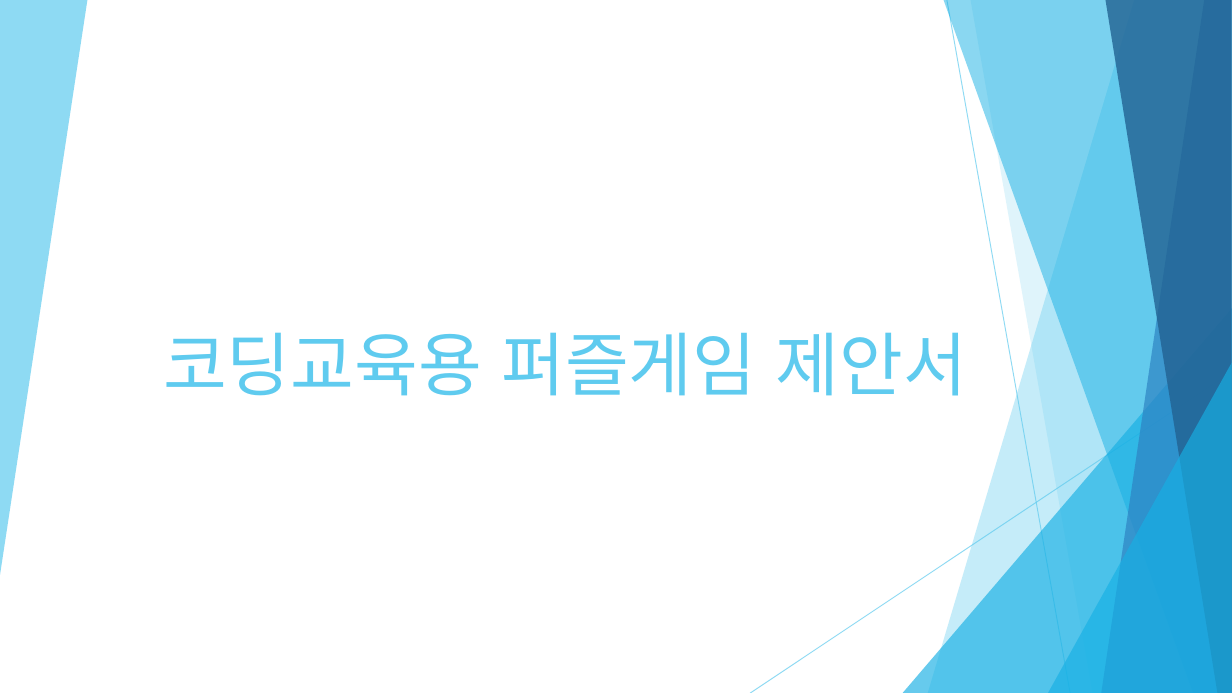
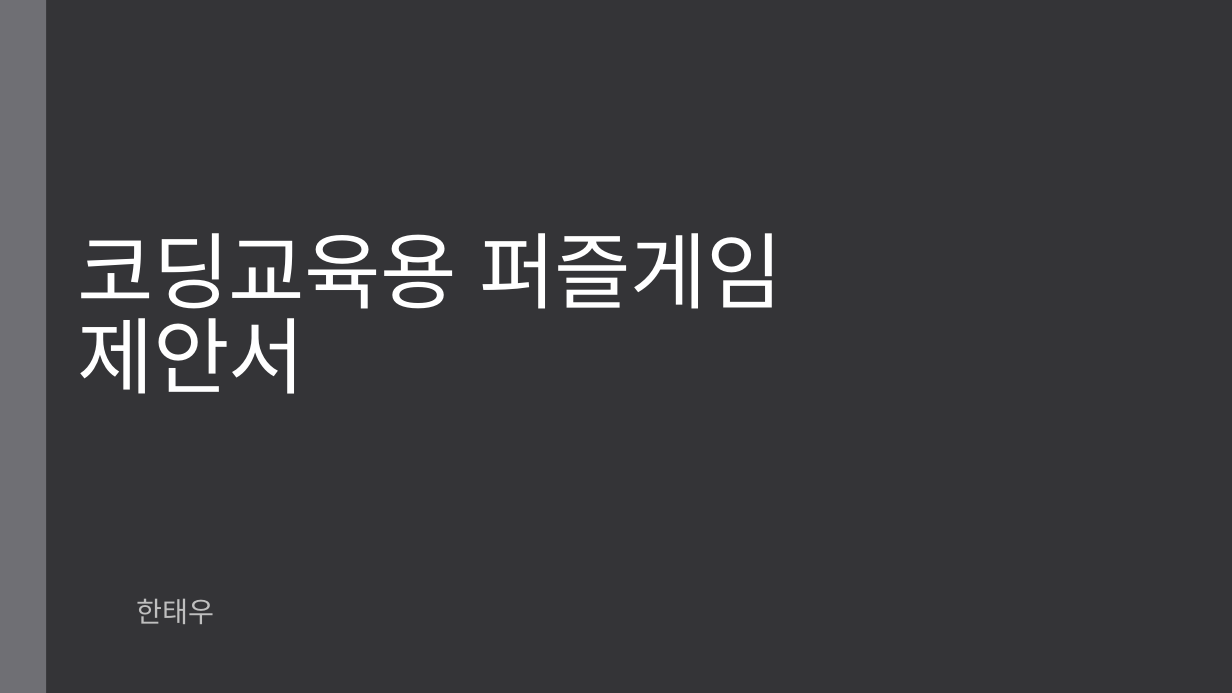
Before and after one commit to healjoo/smallprecious, a slide deck: slide 1 of 코딩교육용 퍼즐게임 제안서.pptx. Drawn at 1232x693 pixels with LibreOffice and Linux fonts; fonts in the diff are those of the drawing. Boxes give left, top, right and bottom in pixels: in the first picture for what was removed or moved away, otherwise in the second. Text is boxed around its words. In the diff, an @@ line names an element or a change of style, - is before the commit and + after.

```diff
--- a/코딩교육용 퍼즐게임 제안서.pptx
+++ b/코딩교육용 퍼즐게임 제안서.pptx
@@ background #FFFFFF to #353537 @@
@@ rectangle added at <box>0,0,46,693</box>, fill #6F6F74 @@
@@ title "코딩교육용 퍼즐게임 제안서" at <box>77,233,783,394</box>: size 54 to 64.8 pt, font Lato to TeX Gyre Schola, text colour #5FCBEF to #FFFFFF, letter spacing 0 to -0.5 pt; alignment right to left; line spacing 1 to 0.85 @@
@@ group removed at <box>0,0,1232,693</box>: 6 freeform shapes, 2 lines, 2 triangles @@
@@ subtitle added at <box>137,598,215,624</box>, 22 pt, text #BFBFBF @@
+한태우
```
Also in this commit, not shown: 8 other slides changed, 1 slide added, 2 slides removed, 6 other files.
